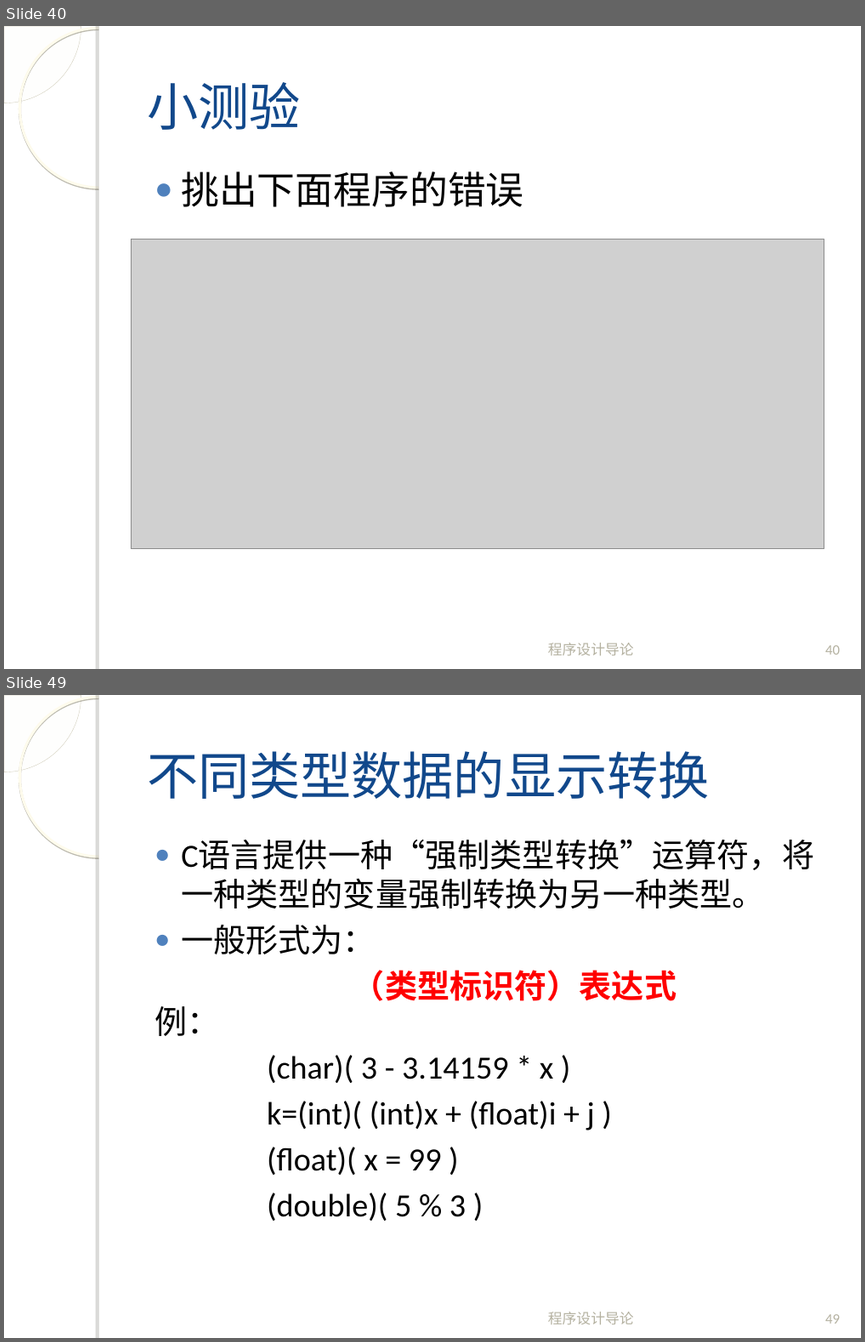
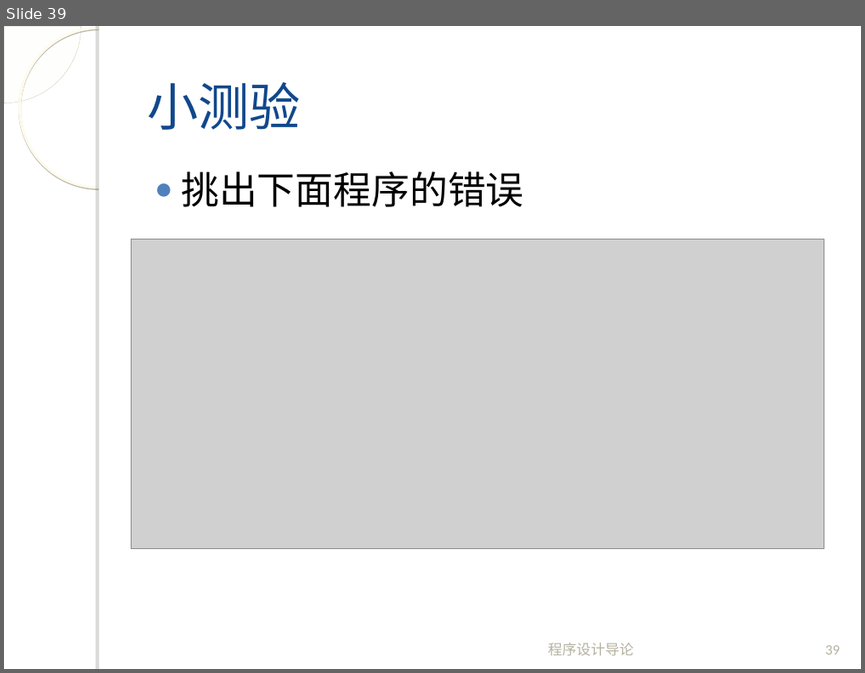
Before and after one commit to fanju1984/introduction-to-programming, a slide deck: introduction-to-programming/slides/2018/03-Data-And-C-1.ppt. Shown one above the other, each under a label of ours: slides 40 and 49 before the commit, slide 39 after it; the slides between them are not shown. The pictures are 865x1342 and 865x673 pixels, drawn with LibreOffice and Linux fonts; fonts in the diff are those of the drawing; grey boxes stand for pictures; background and template pictures are left out. Boxes give left, top, right and bottom in pixels: in the first picture for what was removed or moved away, otherwise in the second. Text is boxed around its words. In the diff, an @@ line names an element or a change of style, - is before the commit and + after.

```diff
--- a/introduction-to-programming/slides/2018/03-Data-And-C-1.ppt
+++ b/introduction-to-programming/slides/2018/03-Data-And-C-1.ppt
@@ slide 49 removed at (x1=4, y1=695, x2=861, y2=1338), background picture (left out); not listed: 4 template elements that a slide beside it also shows @@
@@ title removed at (x1=147, y1=751, x2=710, y2=799) @@
-不同类型数据的显示转换
@@ text removed at (x1=154, y1=839, x2=814, y2=1220) @@
-● C语言提供一种“强制类型转换”运算符，将一种类型的变量强制转换为另一种类型。
-● 一般形式为：
-（类型标识符）表达式
-例：
-(char)( 3 - 3.14159 * x )
-k=(int)( (int)x + (float)i + j )
-(float)( x = 99 )
-(double)( 5 % 3 )
@@ text removed at (x1=548, y1=1311, x2=634, y2=1324) @@
-程序设计导论
@@ page number removed at (x1=825, y1=1314, x2=840, y2=1323) @@
-49
@@ what was slide 40 is now slide 39 @@
@@ page number at (x1=825, y1=645, x2=840, y2=654): text changed @@
-40
+39
```
Also in this commit, not shown: 2 slides changed, 10 slides added, 10 other slides removed, 1 other file.
